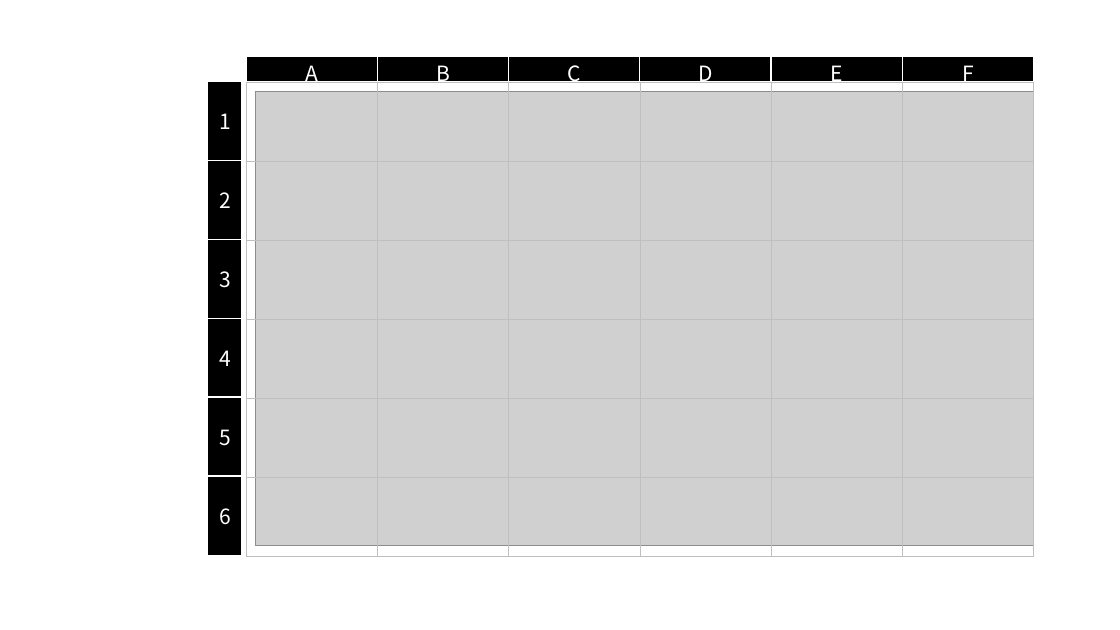
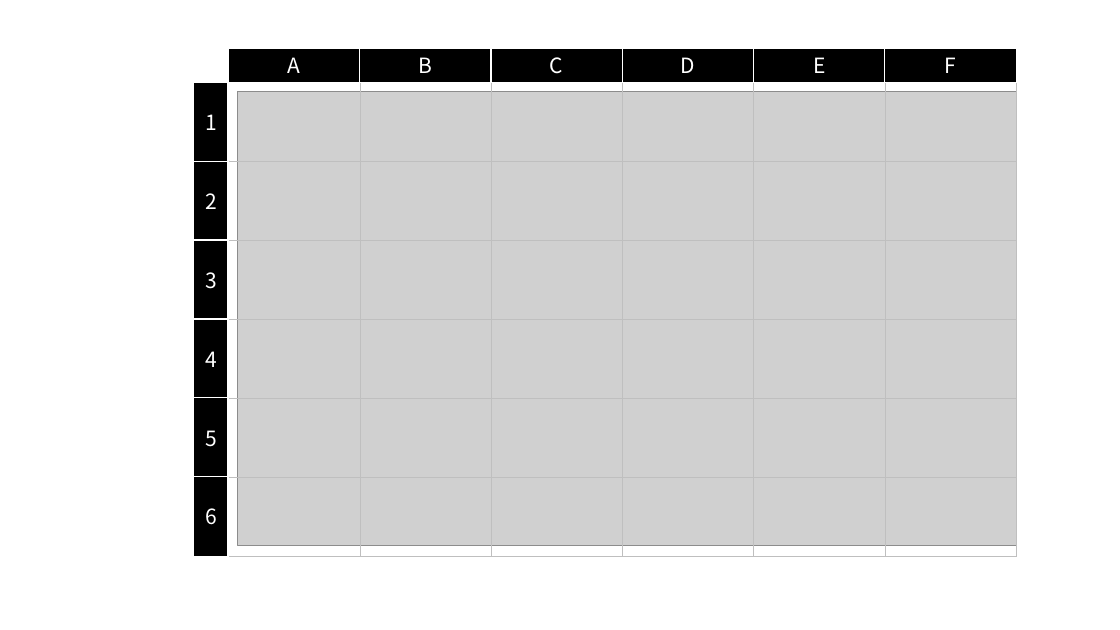
Before and after one commit to HAYAKAWATuyosi/-, a slide deck: slide 1 of 20230524_お金_社会保障/images.pptx. Drawn at 1120x630 pixels with LibreOffice and Linux fonts; fonts in the diff are those of the drawing; grey boxes stand for pictures. Boxes give left, top, right and bottom in pixels: in the first picture for what was removed or moved away, otherwise in the second. Text is boxed around its words. In the diff, an @@ line names an element or a change of style, - is before the commit and + after.

```diff
--- a/20230524_お金_社会保障/images.pptx
+++ b/20230524_お金_社会保障/images.pptx
@@ rectangle "A": place and size @@
-rectangle "A" at (246,56,377,82)
+rectangle "A" at (229,48,360,82)
@@ vertical alignment top to middle in 6 elements at (492,48,623,82), (229,48,360,82), (623,48,754,82), (754,48,885,82), (885,48,1016,82), (360,48,491,82) @@
@@ rectangle "B": place and size @@
-rectangle "B" at (377,56,508,82)
+rectangle "B" at (360,48,491,82)
@@ rectangle "C": place and size @@
-rectangle "C" at (508,56,639,82)
+rectangle "C" at (492,48,623,82)
@@ rectangle "D": place and size @@
-rectangle "D" at (640,56,771,82)
+rectangle "D" at (623,48,754,82)
@@ rectangle "E": place and size @@
-rectangle "E" at (771,56,902,82)
+rectangle "E" at (754,48,885,82)
@@ rectangle "F": place and size @@
-rectangle "F" at (902,56,1033,82)
+rectangle "F" at (885,48,1016,82)
@@ 14 lines, 7 rectangles, 1 picture: place and size @@
-14 lines, 7 rectangles, 1 picture at (208,82,1034,556)
+14 lines, 7 rectangles, 1 picture at (194,82,1017,557)
```
Also in this commit, not shown: 1 other file.
